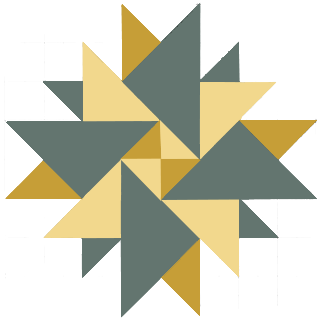
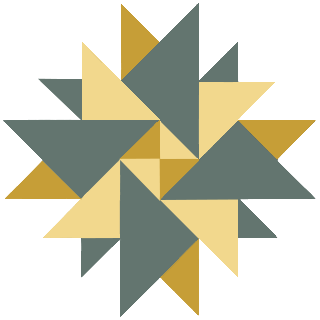
Layered file, before and after one edit (w=320, h=320). Changes by layer:
painted on "Layer 1 copy" over (3, 2, 317, 318)
hid "Layer 1", painted on it over (3, 2, 317, 318)
